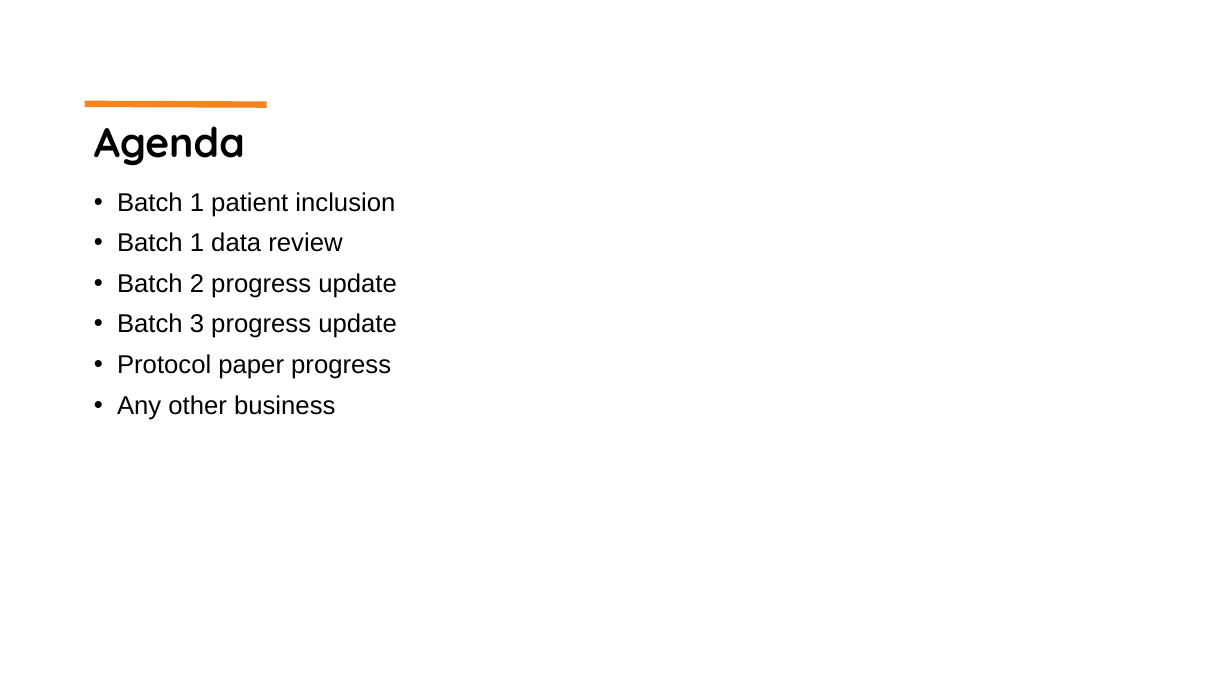
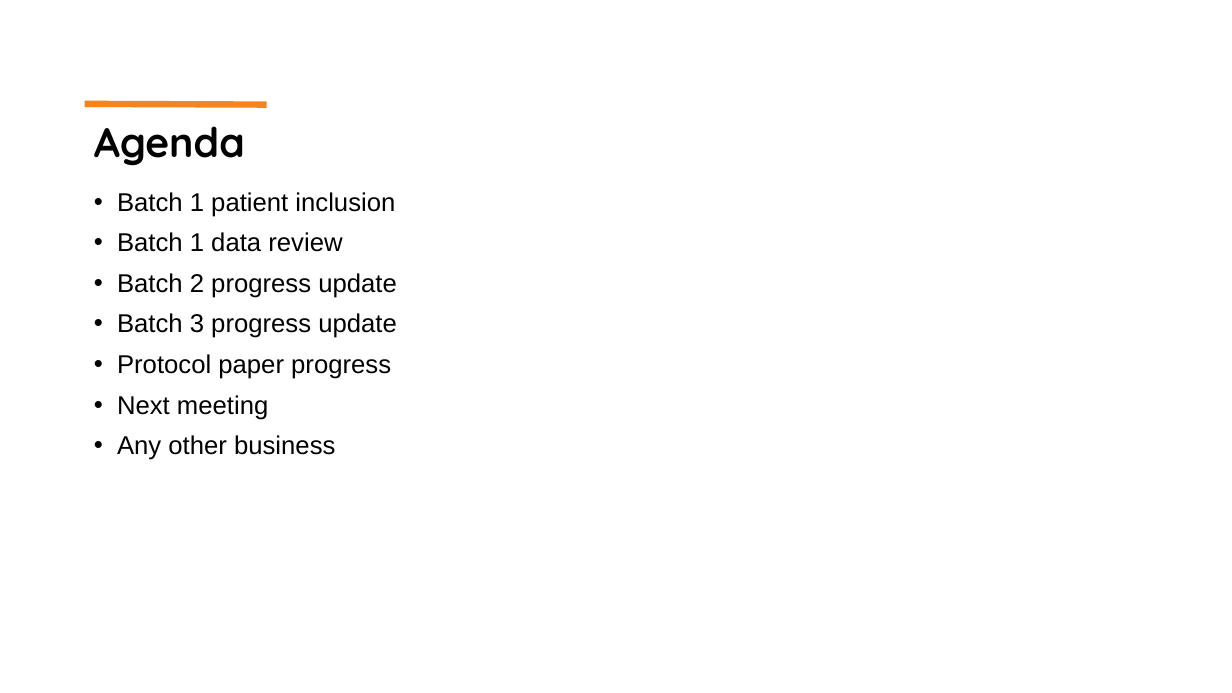
Before and after one commit to martingerdin/advance-trauma-trial, a slide deck: slide 2 of meetings/20251006/presentation.pptx. Drawn at 1232x693 pixels with LibreOffice and Linux fonts; fonts in the diff are those of the drawing. Boxes give left, top, right and bottom in pixels: in the first picture for what was removed or moved away, otherwise in the second. Text is boxed around its words. In the diff, an @@ line names an element or a change of style, - is before the commit and + after.

```diff
--- a/meetings/20251006/presentation.pptx
+++ b/meetings/20251006/presentation.pptx
@@ text at [117, 395, 268, 420]: paragraph added @@
+• Next meeting
```
Also in this commit, not shown: 8 other slides changed, 1 other file.
